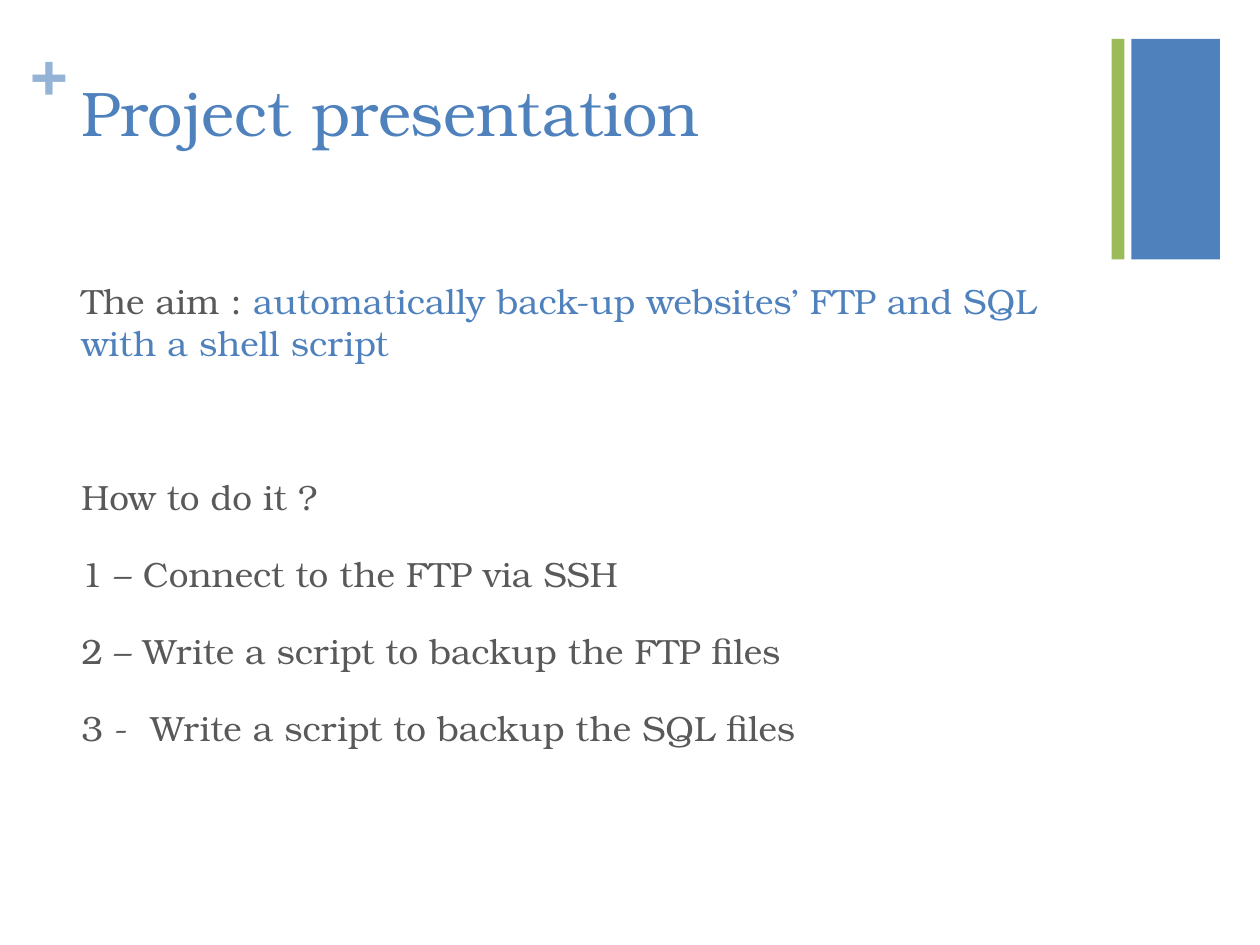
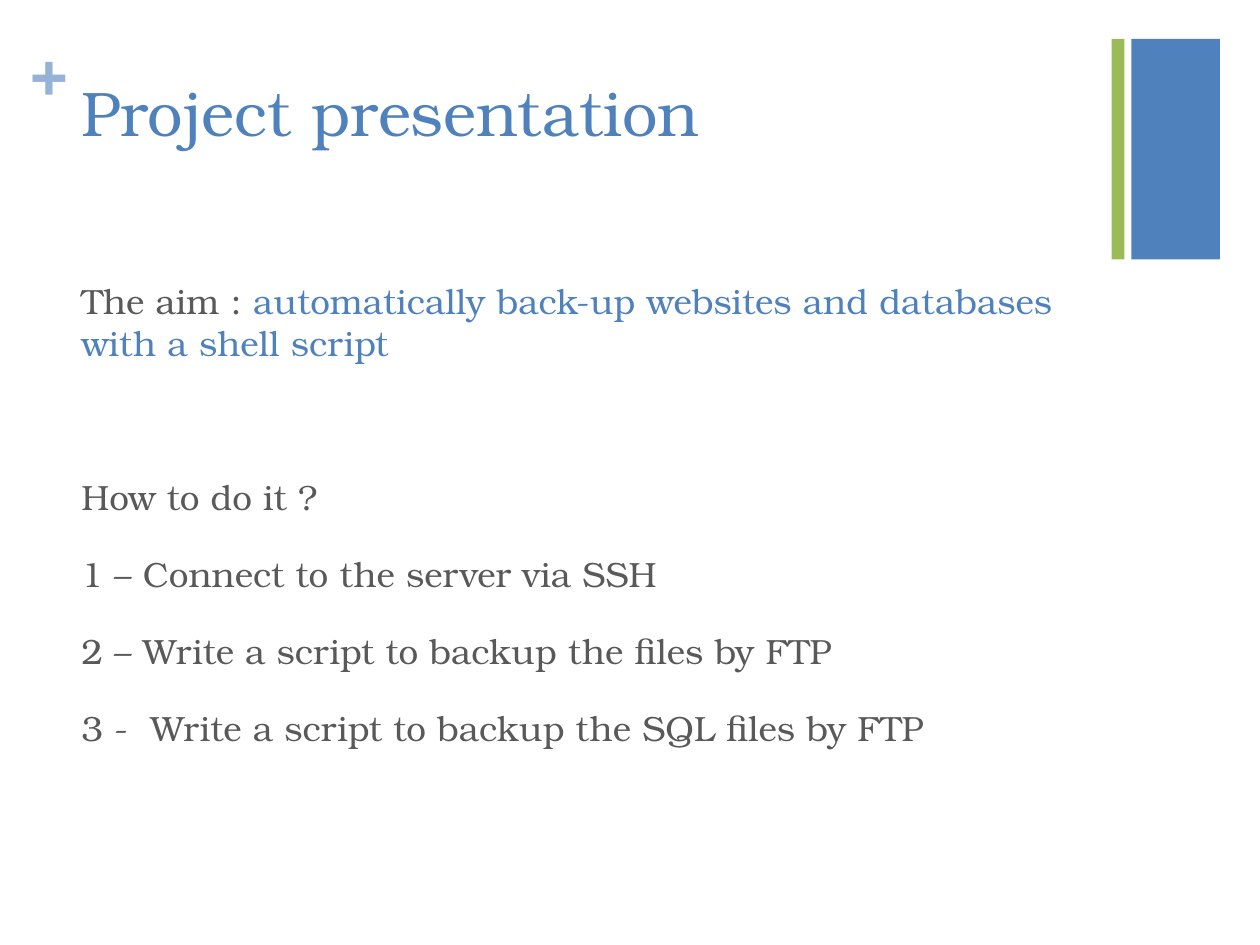
Before and after one commit to kiago/isepse2014, a slide deck: slide 2 of projects/easyBackup/easyBackupPresentation.pptx. Drawn at 1260x945 pixels with LibreOffice and Linux fonts; fonts in the diff are those of the drawing. Boxes give left, top, right and bottom in pixels: in the first picture for what was removed or moved away, otherwise in the second. Text is boxed around its words. In the diff, an @@ line names an element or a change of style, - is before the commit and + after.

Commit message:
NewPPT

```diff
--- a/projects/easyBackup/easyBackupPresentation.pptx
+++ b/projects/easyBackup/easyBackupPresentation.pptx
@@ text at box(81, 289, 1052, 364): text changed @@
-The aim : automatically back-up websites’ FTP and SQL with a shell script
+The aim : automatically back-up websites and databases with a shell script
@@ text at box(81, 562, 923, 750): text changed @@
-1 – Connect to the FTP via SSH
-2 – Write a script to backup the FTP files
-3 - Write a script to backup the SQL files
+1 – Connect to the server via SSH
+2 – Write a script to backup the files by FTP
+3 - Write a script to backup the SQL files by FTP
```
Also in this commit, not shown: 1 other slide changed.
